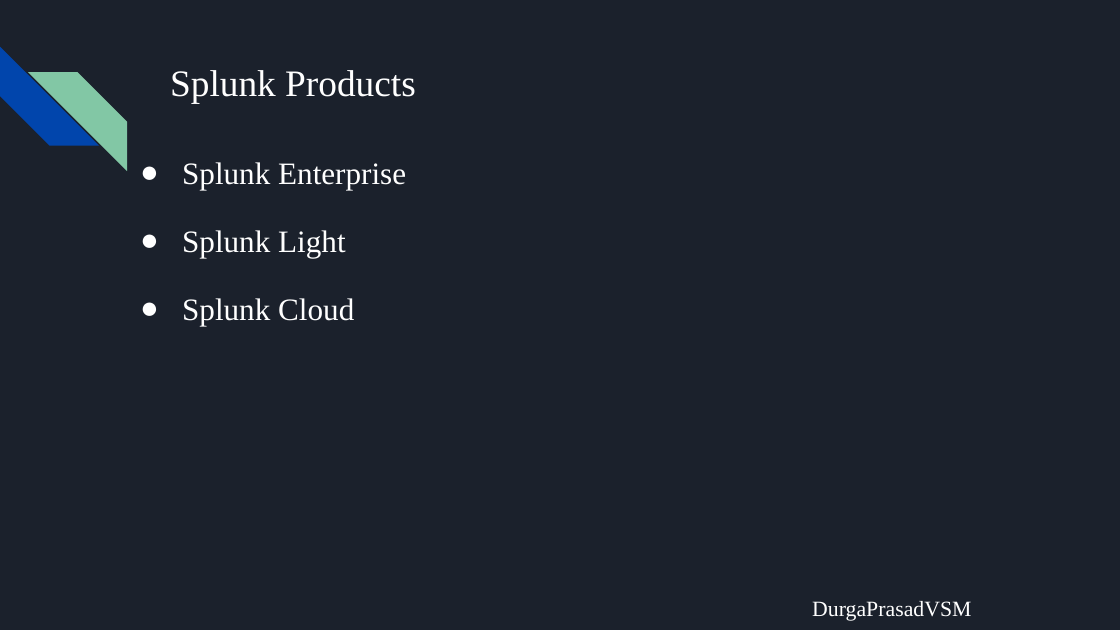
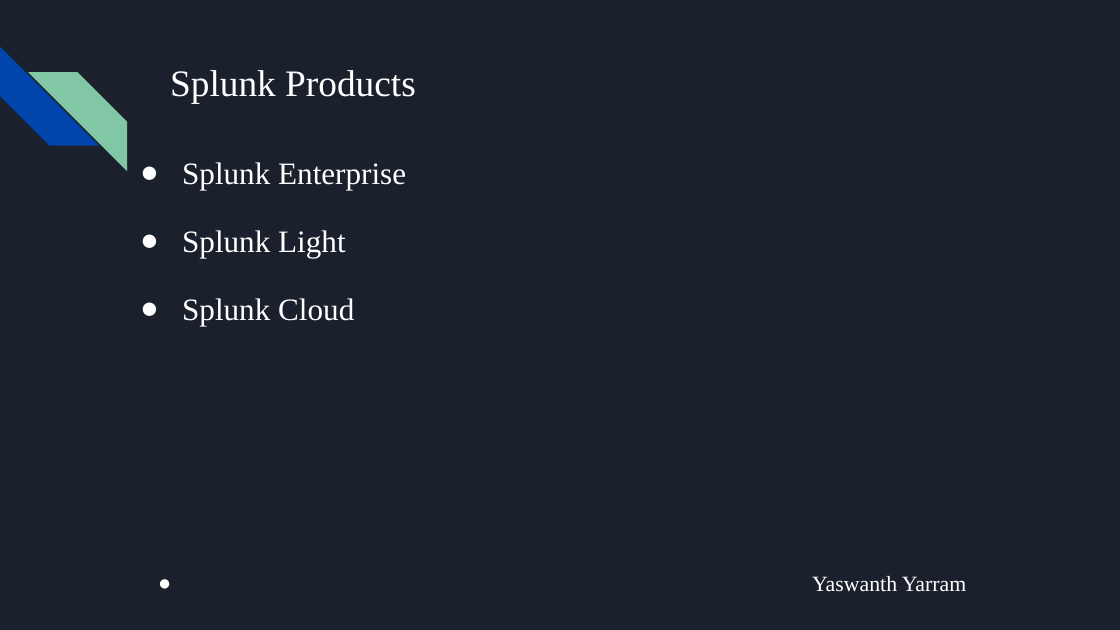
Before and after one commit to VSMDURGAPRASAD/splunk-project, a slide deck: slide 8 of docs/Splunk.pptx (slide 7 before the commit). Drawn at 1120x630 pixels with LibreOffice and Linux fonts; fonts in the diff are those of the drawing. Boxes give left, top, right and bottom in pixels: in the first picture for what was removed or moved away, otherwise in the second. Text is boxed around its words. In the diff, an @@ line names an element or a change of style, - is before the commit and + after.

```diff
--- a/docs/Splunk.pptx
+++ b/docs/Splunk.pptx
@@ text at (812,576,966,592): text changed @@
-DurgaPrasadVSM
+● Yaswanth Yarram
```
Also in this commit, not shown: 5 other slides changed.
